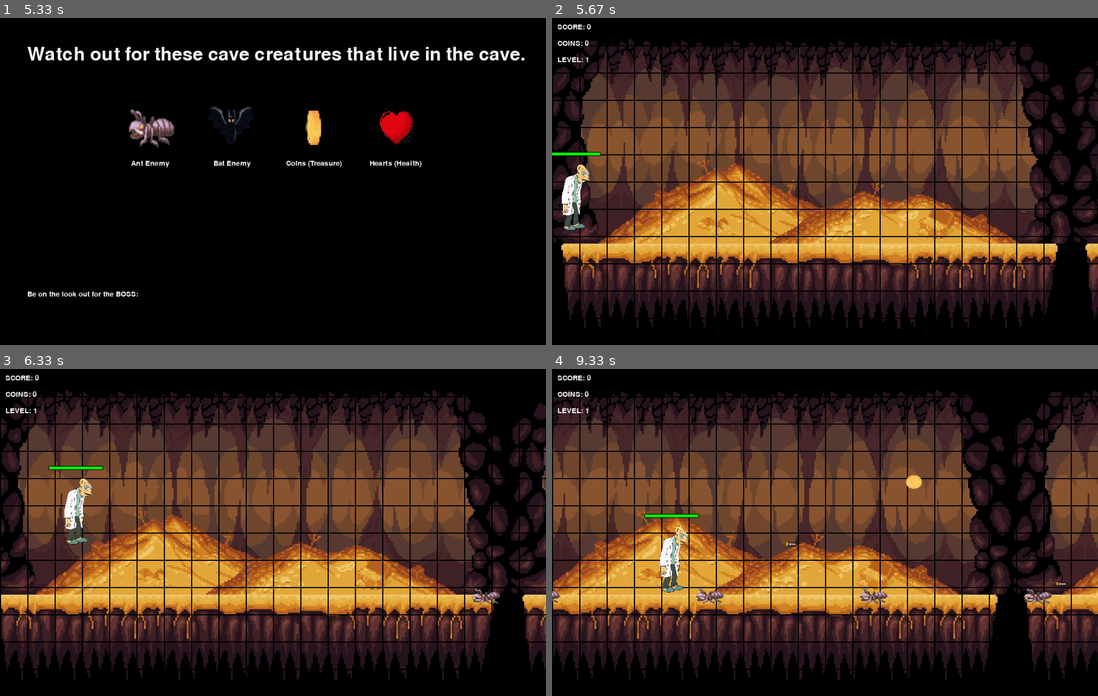
Above: before the commit, frames 1-4 (two rows, left to right).
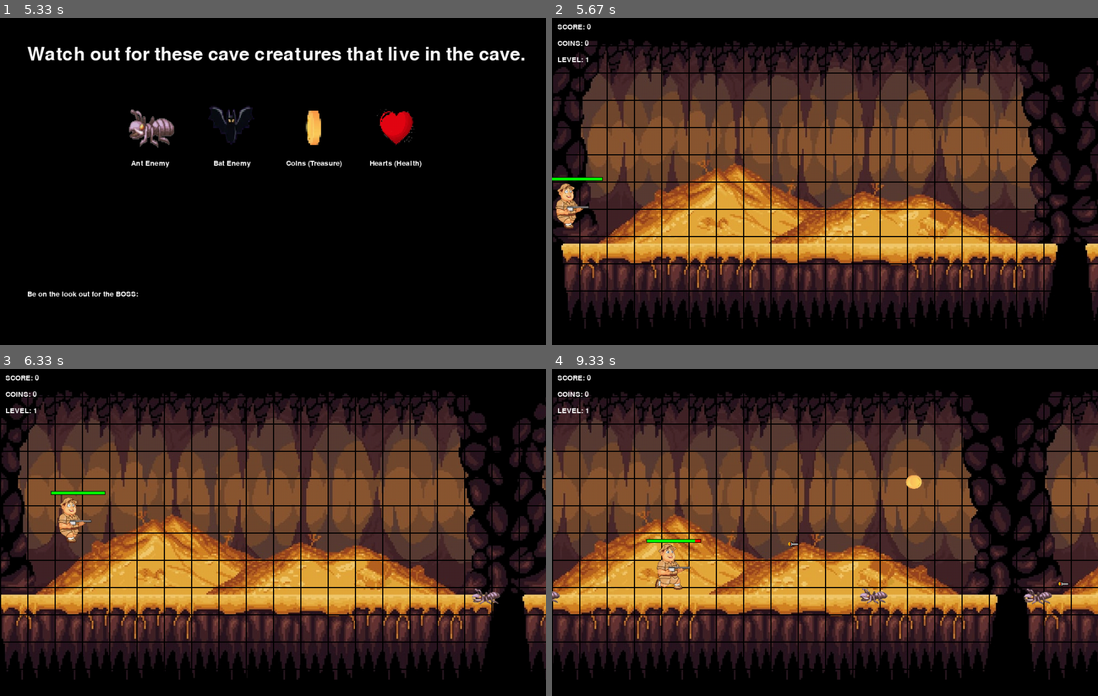
Above: after the commit, the same moments.

Repository: KaneRicketts/HIT-137-Assignment-03
Game: pygame game, started from Pygame game including start, game, and end loops.py
Two runs of this game, one before a commit and one after it. Both use one fixed random seed, a clock stepped at 60 frames per second and the inputs below.
Inputs (mouse positions are in pixels of both pictures, inside the frame that each line leads up to):
- Up to frame 1 (5.33 s): press the mouse at (174, 289) at 0.37 s; move the mouse to (212, 191) at 0.47 s; release the mouse at (251, 93) at 0.6 s; press the mouse at (174, 289) at 5.2 s; move the mouse to (136, 191) at 5.3 s
- Up to frame 2 (5.67 s): release the mouse at (655, 89) at 5.43 s; hold Up from 5.5 s (still down)
- Up to frame 3 (6.33 s): release Up at 5.97 s; hold Right from 6 s (still down); tap Space at 6.07 s
- Up to frame 4 (9.33 s): tap Space at 6.37, 6.57, 6.87, 7.13, 7.47, 7.77, 7.9, 8.3, 8.6 s; release Right at 6.47 s; hold Left 6.5-7.03 s; tap F at 6.65, 7.98 s; hold Down 7.07-7.37 s; hold Left 7.4-7.8 s; hold Up 7.83-8.2 s; hold Right 8.23-8.87 s; hold Left from 9.3 s (still down)

Frame 1 is identical in both runs. In frame 2, 0.9% of the frame differs, in the area x 0-10%, y 40-65%; in frame 3, 0.9%; in frame 4, 1.1%, in the area x 16-95%, y 44-72%.

Commit message:
Hubert Moves now lol

Diff:
--- a/Pygame game including start, game, and end loops.py
+++ b/Pygame game including start, game, and end loops.py
@@ -281,13 +281,33 @@
     class Player(pygame.sprite.Sprite):
         def __init__(self, health, scale):
             super(Player, self).__init__()
-            self.image = pygame.image.load("hubert.png").convert_alpha()
-            self.image.set_colorkey(WHITE)
-            width = self.image.get_width()
-            height = self.image.get_height()
-            self.image = pygame.transform.scale(self.image, ((int(width * scale)), (int(height * scale))))
+
+            # Hubert Pics location
+            self.images = [
+                pygame.image.load("hubert1.png").convert_alpha(),
+                pygame.image.load("hubert2.png").convert_alpha(),
+                pygame.image.load("hubert3.png").convert_alpha(),
+                pygame.image.load("hubert4.png").convert_alpha(),
+                pygame.image.load("hubert5.png").convert_alpha(),
+                pygame.image.load("hubert6.png").convert_alpha()
+            ]
+
+
+            self.images = [
+                pygame.transform.scale(img, (
+                    int(img.get_width() * scale),
+                    int(img.get_height() * scale)
+                )) for img in self.images
+            ]
+            self.index = 0
+            self.image = self.images[self.index]
             self.rect = self.image.get_rect()
             self.rect.bottom = 420  # Start on the ground
+
+
+            self.animation_speed = 0.15  # speed of the picture for hubert
+            self.animation_timer = 0
+            self.is_moving = False
             self.missiles = []
             self.health = health
             self.jumping = False
@@ -299,16 +319,21 @@
 
         def move(self):
             pressed_keys = pygame.key.get_pressed()
-            upwards_movement = 0
+            self.is_moving = False  # Reset movement flag each frame
+
             # Move the sprite based on keyboard input.
             if pressed_keys[K_UP]:
                 self.rect.move_ip(0, -5)
+                self.is_moving = True
             if pressed_keys[K_DOWN]:
-                self.rect.move_ip(0,5)
+                self.rect.move_ip(0, 5)
+                self.is_moving = True
             if pressed_keys[K_LEFT]:
                 self.rect.move_ip(-5, 0)
+                self.is_moving = True
             if pressed_keys[K_RIGHT]:
                 self.rect.move_ip(5, 0)
+                self.is_moving = True
 
             # Apply Gravity
             self.vel_y += GRAVITY
@@ -326,7 +351,19 @@
             elif self.rect.right > screen_width:
                 self.rect.right = screen_width
 
-        #Jump Method
+
+            if self.is_moving:
+                self.animation_timer += self.animation_speed
+                if self.animation_timer >= len(self.images):
+                    self.animation_timer = 0
+                self.index = int(self.animation_timer)
+                self.image = self.images[self.index]
+            else:
+                # If not moving, reset to the first image
+                self.index = 0
+                self.image = self.images[self.index]
+
+        # Jump Method
         def jump(self):
             if not self.is_jumping:
                 self.vel_y = JUMP_VELOCITY
@@ -534,7 +571,7 @@
 
 
 
-    player = Player(health = 100, scale = .2)
+    player = Player(health = 100, scale = 0.5)  # make hubert bigger
 
 
     start_button = Buttons(130, 435, start_button_img, scale = 0.5)
